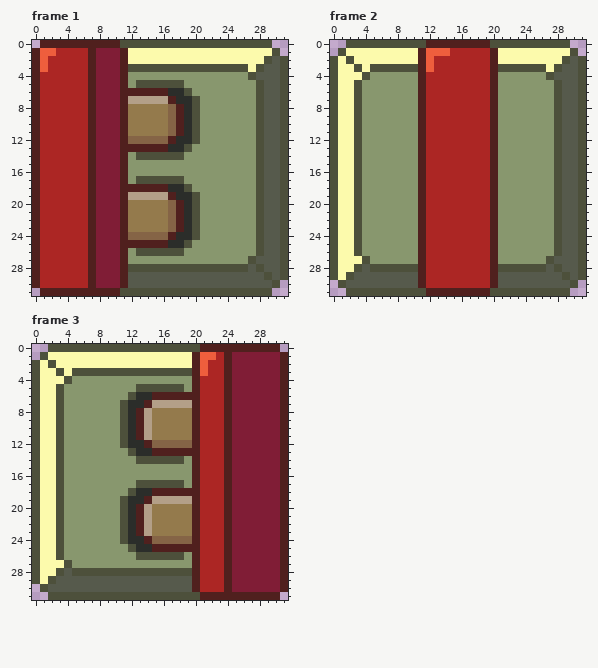
Two states of a pixel-art file, Assets/Interactable/ThrowSwitch.aseprite. Above: the version before the commit.
32x32 pixels, 3 frames. Shown: frame 1, frame 2, frame 3.
After the commit:
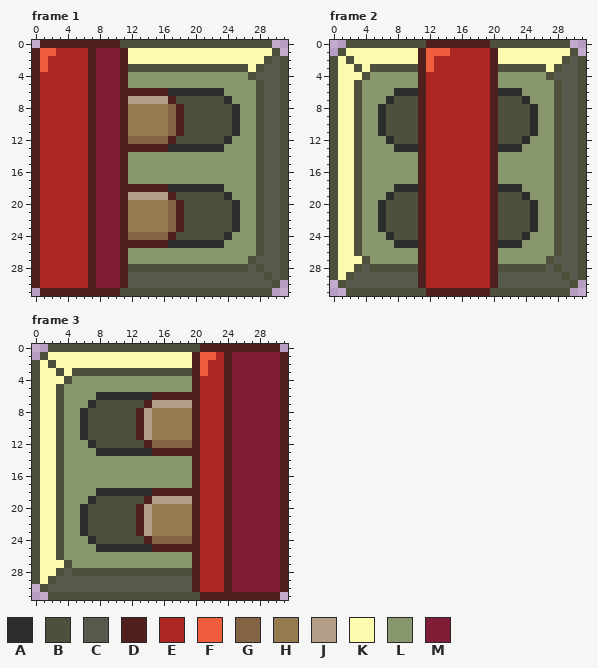
Palette (. is transparent): A #2b2d2a  B #4d503b  C #565a4c  D #50201e  E #ac2624  F #ee5e3d  G #856446  H #947a4c  J #b39f88  K #fcfaac  L #88976e  M #801d36
Changes in this commit:
Frame 1, layer "Base":
The author changed colour B to colour A in row 6 at x 19; in row 13 at x 19; in row 18 at x 19; in row 25 at x 19.
The author changed colour L to colour A in row 6 at x 20 to 23; in row 7 at x 24; in rows 8 to 11 at x 25; in row 12 at x 24; in row 13 at x 20 to 23; in row 18 at x 20 to 23.
The author changed colour L to colour A in row 19 at x 24; in rows 20 to 23 at x 25; in row 24 at x 24; in row 25 at x 20 to 23.
The author changed colour A to colour B in row 7 at x 18 to 19; in rows 8 to 11 at x 19; in row 12 at x 18 to 19; in row 19 at x 18 to 19; in rows 20 to 23 at x 19; in row 24 at x 18 to 19.
The author changed colour L to colour B in row 7 at x 21 to 23; in rows 8 to 11 at x 21 to 24; in row 12 at x 21 to 23; in row 19 at x 21 to 23; in rows 20 to 23 at x 21 to 24; in row 24 at x 21 to 23.
The author changed colour B to colour L in row 5 at x 13 to 18; in row 14 at x 13 to 18; in row 17 at x 13 to 18; in row 26 at x 13 to 18.
Frame 2, layer "Base":
The author changed colour L to colour A in row 6 at x 8 to 10 and 21 to 23; in row 7 at x 7 and 24; in rows 8 to 11 at x 6 and 25; in row 12 at x 7 and 24; in row 13 at x 8 to 10 and 21 to 23; in row 18 at x 8 to 10 and 21 to 23.
The author changed colour L to colour A in row 19 at x 7 and 24; in rows 20 to 23 at x 6 and 25; in row 24 at x 7 and 24; in row 25 at x 8 to 10 and 21 to 23.
The author changed colour L to colour B in row 7 at x 8 to 10 and 21 to 23; in rows 8 to 11 at x 7 to 10 and 21 to 24; in row 12 at x 8 to 10 and 21 to 23; in row 19 at x 8 to 10 and 21 to 23; in rows 20 to 23 at x 7 to 10 and 21 to 24; in row 24 at x 8 to 10 and 21 to 23.
Frame 3, layer "Base":
The author changed colour B to colour A in row 6 at x 12; in row 13 at x 12; in row 18 at x 12; in row 25 at x 12.
The author changed colour L to colour A in row 6 at x 8 to 11; in row 7 at x 7; in rows 8 to 11 at x 6; in row 12 at x 7; in row 13 at x 8 to 11; in row 18 at x 8 to 11.
The author changed colour L to colour A in row 19 at x 7; in rows 20 to 23 at x 6; in row 24 at x 7; in row 25 at x 8 to 11.
The author changed colour A to colour B in row 7 at x 12 to 13; in rows 8 to 11 at x 12; in row 12 at x 12 to 13; in row 19 at x 12 to 13; in rows 20 to 23 at x 12; in row 24 at x 12 to 13.
The author changed colour L to colour B in row 7 at x 8 to 10; in rows 8 to 11 at x 7 to 10; in row 12 at x 8 to 10; in row 19 at x 8 to 10; in rows 20 to 23 at x 7 to 10; in row 24 at x 8 to 10.
The author changed colour B to colour L in row 5 at x 13 to 18; in row 14 at x 13 to 18; in row 17 at x 13 to 18; in row 26 at x 13 to 18.
Pixel boxes of the changes (left, top, right, bottom) in both pictures:
changed: (136, 80, 240, 256)
changed: (378, 88, 418, 152)
changed: (498, 88, 538, 152)
changed: (378, 184, 418, 248)
changed: (498, 184, 538, 248)
changed: (80, 384, 184, 560)
